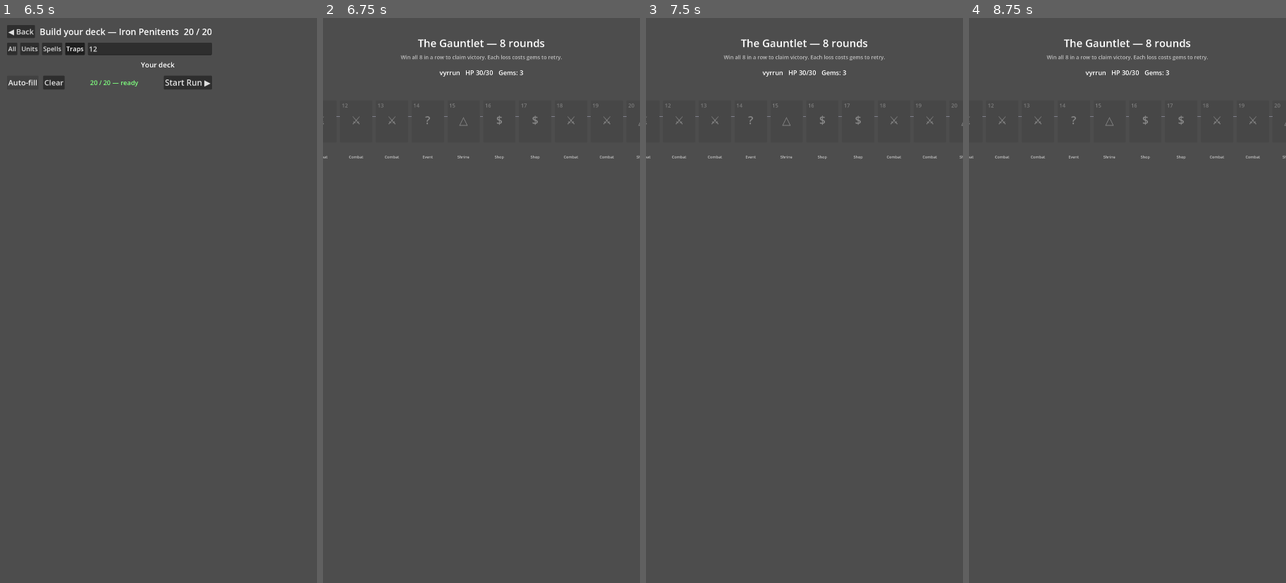
Above: before the commit, frames 1-4 (left to right).
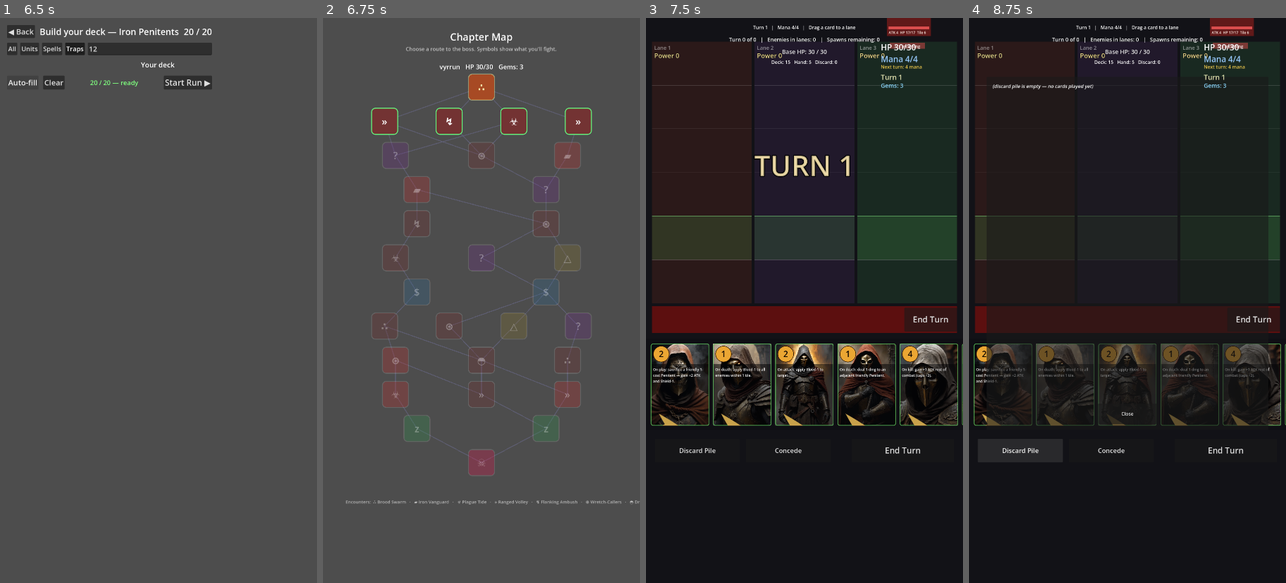
Above: after the commit, the same moments.

Repository: Gonzo8285/MobileGame
Game: Godot game, scene res://scenes/run_controller.tscn
Two runs of this game, one before a commit and one after it. Both use one fixed random seed, a clock stepped at 60 frames per second and the inputs below.
Inputs (mouse positions are in pixels of both pictures, inside the frame that each line leads up to):
- Up to frame 1 (6.5 s): click "▶ Play" at 0.5 s; click "Penance-Captain Vyrrun Iron P…" at 1.25 s; click (145, 46) at 2.02 s; type "12" at 2.1 s; click "All" at 2.75 s; click "Units" at 3.5 s; click "Spells" at 4.25 s; click "Traps" at 5 s; click "Auto-fill" at 5.75 s
- Up to frame 2 (6.75 s): click "Start Run ▶" at 6.5 s
- Up to frame 3 (7.5 s): click (706, 119) at 7.25 s, where only the run after the commit has a clickable "»"
- Up to frame 4 (8.75 s): click (1019, 453) at 8 s, where only the run after the commit has a clickable "Discard Pile"

Frame 1 is identical in both runs. In frame 2, 6.6% of the frame differs, in the area x 0-100%, y 2-87%; in frame 3, 98%; in frame 4, 99%, in the area x 0-100%, y 0-100%.
Error after the commit: Invalid access to property or key 'turn' on a base object of type 'Resource (WaveSpawnEntry)'. (res://src/runtime/combat.gd:518)

Commit message:
feat(map): branching map UI + for_node combat wiring (BM-4/BM-5)
BM-4: map_view rewritten graph-driven — depth rows (START top → BOSS bottom),
edges drawn between children, encounter symbols (∴ ▰ ☣ » ↯ ⊛ ◓) on combat/elite
nodes with name+blurb tooltips, reachable = ALL children of the current node
(tap-locked), current/visited/reachable states, encounter legend. Renders the
legacy linear graph fine too.
BM-5: run_controller._wire_combat builds the wave via WaveGenerator.for_node
(archetype biases) instead of for_round. Traversal already picks among
get_children via _on_map_node_selected.

Suite 17/17 green; flow tests instantiate map_view on the branching graph
without error. Visual layout pending an editor pass. This completes BM-1..6 —
the branching map (Phase 2.19).

Co-Authored-By: Claude Opus 4.8 <noreply@anthropic.com>

Diff:
--- a/game/src/runtime/run_controller.gd
+++ b/game/src/runtime/run_controller.gd
@@ -114,16 +114,15 @@
 	# we need to: load a Wave, call Combat.setup(wave)+start() to kick the turn
 	# engine, and add an End-Turn button + HUD so the player can act each turn.
 	# We also listen for `combat_ended` to route victory → reward, defeat → HP-check.
-	# Per-round wave: build via WaveGenerator using the current node's kind +
-	# round number (derived from MapNode depth + 1). Falls back to the static
-	# act1_combat1.tres if anything goes wrong.
-	var round_num: int = 1
-	var kind: int = GFEnums.NodeKind.COMBAT
+	# BM-5: build the wave from the current node's EncounterArchetype via
+	# for_node (depth scaling + density/stat/keyword/move biases). Falls back to
+	# for_round (no map node) then the static act1_combat1.tres.
+	var wave: Wave
 	if GameState.current_map_graph != null and GameState.current_map_graph.nodes.has(GameState.current_node_id):
-		var cur_node: MapNode = GameState.current_map_graph.nodes[GameState.current_node_id]
-		round_num = cur_node.depth + 1
-		kind = cur_node.kind
-	var wave: Wave = WaveGenerator.for_round(round_num, kind, GameState.run_seed)
+		wave = WaveGenerator.for_node(
+				GameState.current_map_graph.nodes[GameState.current_node_id], GameState.run_seed)
+	else:
+		wave = WaveGenerator.for_round(1, GFEnums.NodeKind.COMBAT, GameState.run_seed)
 	if wave == null:
 		wave = load("res://data/waves/act1_combat1.tres") as Wave
 	if wave == null:
--- a/game/src/ui/map_view.gd
+++ b/game/src/ui/map_view.gd
@@ -1,32 +1,38 @@
 extends Control
 class_name MapView
 
-## MapView (IMV-1 — Paul, 2026-05-18) — horizontal 8-pip strip for the linear
-## gauntlet. Each pip shows round number, kind icon, and state (visited /
-## current / locked). One click on the current-+1 pip advances to that round.
+## MapView (BM-4) — branching chapter map. Lays the MapGraph out as depth rows
+## (START at top → BOSS at bottom), draws the edges, and shows an encounter
+## symbol on each combat/elite node so the player can read the threat and pick a
+## route. Reachable = every child of the current node; tapping a reachable node
+## advances. Graph-driven, so it also renders the legacy linear graph fine.
 
 signal node_selected(node_id: StringName)
 
-const PIP_SIZE: float = 110.0
-const PIP_GAP: float = 12.0
-const TOP_OFFSET: float = 280.0
+const NODE_SIZE: float = 92.0
+const TOP: float = 235.0
+const ROW_H: float = 116.0
+const MARGIN_X: float = 100.0
+
 const KIND_STYLE: Dictionary = {
-	GFEnums.NodeKind.COMBAT:  {"label": "⚔",    "name": "Combat",  "colour": Color(0.55, 0.20, 0.20)},
-	GFEnums.NodeKind.ELITE:   {"label": "⚔⚔",  "name": "Elite",   "colour": Color(0.75, 0.20, 0.20)},
-	GFEnums.NodeKind.HORDE:   {"label": "✦✦✦", "name": "Horde",   "colour": Color(0.55, 0.40, 0.15)},
-	GFEnums.NodeKind.BOSS:    {"label": "☠",    "name": "BOSS",    "colour": Color(0.85, 0.10, 0.30)},
-	GFEnums.NodeKind.EVENT:   {"label": "?",    "name": "Event",   "colour": Color(0.45, 0.20, 0.50)},
-	GFEnums.NodeKind.SHOP:    {"label": "$",    "name": "Shop",    "colour": Color(0.20, 0.40, 0.55)},
-	GFEnums.NodeKind.SHRINE:  {"label": "△",    "name": "Shrine",  "colour": Color(0.55, 0.45, 0.20)},
-	GFEnums.NodeKind.REST:    {"label": "z",    "name": "Rest",    "colour": Color(0.20, 0.55, 0.30)},
+	GFEnums.NodeKind.COMBAT:  {"label": "⚔",   "name": "Combat", "colour": Color(0.45, 0.20, 0.20)},
+	GFEnums.NodeKind.ELITE:   {"label": "⚔⚔", "name": "Elite",  "colour": Color(0.72, 0.20, 0.20)},
+	GFEnums.NodeKind.HORDE:   {"label": "✦✦", "name": "Horde",  "colour": Color(0.55, 0.40, 0.15)},
+	GFEnums.NodeKind.BOSS:    {"label": "☠",   "name": "BOSS",   "colour": Color(0.85, 0.10, 0.30)},
+	GFEnums.NodeKind.EVENT:   {"label": "?",   "name": "Event",  "colour": Color(0.42, 0.20, 0.50)},
+	GFEnums.NodeKind.SHOP:    {"label": "$",   "name": "Shop",   "colour": Color(0.20, 0.40, 0.55)},
+	GFEnums.NodeKind.SHRINE:  {"label": "△",   "name": "Shrine", "colour": Color(0.52, 0.45, 0.20)},
+	GFEnums.NodeKind.REST:    {"label": "z",   "name": "Rest",   "colour": Color(0.20, 0.55, 0.30)},
 }
 
 var _graph: MapGraph = null
-var _pip_buttons: Dictionary = {}
+var _node_buttons: Dictionary = {}
+var _positions: Dictionary = {}
+var _visited: Dictionary = {}
 
 
 func _ready() -> void:
-	custom_minimum_size = Vector2(1080, 1700)
+	custom_minimum_size = Vector2(1080, 1720)
 	GameState.chapter_started.connect(_on_chapter_started)
 	GameState.map_node_entered.connect(_on_map_node_entered)
 	GameState.gems_changed.connect(_on_gems_changed)
@@ -36,10 +42,13 @@
 
 
 func _on_chapter_started(_chapter_num: int, graph: MapGraph) -> void:
+	_visited.clear()
 	_build(graph)
 
 
-func _on_map_node_entered(_node: MapNode) -> void:
+func _on_map_node_entered(node: MapNode) -> void:
+	if node != null:
+		_visited[node.id] = true
 	_repaint()
 
 
@@ -50,183 +59,174 @@
 func _on_hp_changed(_new_hp: int, _max_hp: int) -> void:
 	_refresh_hud()
 
+
+# ============================================================================
+# Build
+# ============================================================================
 
 func _build(graph: MapGraph) -> void:
 	_graph = graph
 	for child in get_children():
 		child.queue_free()
-	_pip_buttons.clear()
-
-	# Title.
+	_node_buttons.clear()
+	_positions.clear()
+
 	var title := Label.new()
-	title.text = "The Gauntlet — 8 rounds"
-	title.add_theme_font_size_override("font_size", 36)
-	title.position = Vector2(40, 60)
-	title.size = Vector2(1000, 50)
+	title.text = "Chapter Map"
+	title.add_theme_font_size_override("font_size", 34)
+	title.position = Vector2(40, 40)
+	title.size = Vector2(1000, 46)
 	title.horizontal_alignment = HORIZONTAL_ALIGNMENT_CENTER
 	add_child(title)
 
 	var sub := Label.new()
-	sub.text = "Win all 8 in a row to claim victory. Each loss costs gems to retry."
+	sub.text = "Choose a route to the boss. Symbols show what you'll fight."
 	sub.add_theme_font_size_override("font_size", 18)
 	sub.modulate = Color(1, 1, 1, 0.65)
-	sub.position = Vector2(40, 120)
-	sub.size = Vector2(1000, 30)
+	sub.position = Vector2(40, 92)
+	sub.size = Vector2(1000, 28)
 	sub.horizontal_alignment = HORIZONTAL_ALIGNMENT_CENTER
 	add_child(sub)
 
-	# HUD: HP, Gems, Warlord, Seed.
 	var hud := Label.new()
 	hud.name = "Hud"
 	hud.add_theme_font_size_override("font_size", 22)
-	hud.position = Vector2(40, 170)
-	hud.size = Vector2(1000, 60)
+	hud.position = Vector2(40, 150)
+	hud.size = Vector2(1000, 40)
 	hud.horizontal_alignment = HORIZONTAL_ALIGNMENT_CENTER
 	add_child(hud)
 
-	# Sorted round order — by depth.
-	var ordered: Array = []
-	for d in range(graph.max_depth + 1):
-		for n in graph.nodes_at_depth(d):
-			ordered.append(n)
-
-	# Pip strip layout — centred row, wraps to second row if needed.
-	# 8 pips × (110+12) ≈ 976 — fits 1080-wide easily.
-	var total_w: float = float(ordered.size()) * (PIP_SIZE + PIP_GAP) - PIP_GAP
-	var x_start: float = (1080.0 - total_w) * 0.5
-	for i in range(ordered.size()):
-		var node: MapNode = ordered[i]
-		var pip := _make_pip(node, i + 1)
-		pip.position = Vector2(x_start + i * (PIP_SIZE + PIP_GAP), TOP_OFFSET)
-		pip.size = Vector2(PIP_SIZE, PIP_SIZE * 1.3)
-		add_child(pip)
-		_pip_buttons[node.id] = pip
-
-		# Connector line between pips.
-		if i < ordered.size() - 1:
+	# 1. Position every node by depth row + horizontal spread.
+	var max_d: int = graph.max_depth
+	for d in range(max_d + 1):
+		var row: Array[MapNode] = graph.nodes_at_depth(d)
+		var n: int = row.size()
+		for i in range(n):
+			var cx: float = MARGIN_X + (float(i) + 0.5) / float(n) * (1080.0 - 2.0 * MARGIN_X)
+			var cy: float = TOP + float(d) * ROW_H
+			_positions[row[i].id] = Vector2(cx, cy)
+
+	# 2. Edges (drawn first so nodes sit on top).
+	for nid in graph.nodes:
+		var node: MapNode = graph.nodes[nid]
+		var from: Vector2 = _positions.get(nid, Vector2.ZERO)
+		for cid in node.children:
+			if not _positions.has(cid):
+				continue
 			var line := Line2D.new()
-			var midY: float = TOP_OFFSET + PIP_SIZE * 0.5
-			line.add_point(Vector2(x_start + i * (PIP_SIZE + PIP_GAP) + PIP_SIZE, midY))
-			line.add_point(Vector2(x_start + (i + 1) * (PIP_SIZE + PIP_GAP), midY))
-			line.default_color = Color(0.5, 0.5, 0.55)
+			line.add_point(from)
+			line.add_point(_positions[cid])
+			line.default_color = Color(0.40, 0.40, 0.52, 0.6)
 			line.width = 3.0
 			add_child(line)
-			move_child(line, 0)
-
-	# Legend across the bottom of the strip.
-	var legend_y: float = TOP_OFFSET + PIP_SIZE * 1.3 + 40
-	for i in range(ordered.size()):
-		var node: MapNode = ordered[i]
-		var label := Label.new()
-		var style: Dictionary = KIND_STYLE.get(node.kind, {"name": "?"})
-		label.text = String(style["name"])
-		label.add_theme_font_size_override("font_size", 13)
-		label.modulate = Color(1, 1, 1, 0.7)
-		label.position = Vector2(x_start + i * (PIP_SIZE + PIP_GAP), legend_y)
-		label.size = Vector2(PIP_SIZE, 20)
-		label.horizontal_alignment = HORIZONTAL_ALIGNMENT_CENTER
-		add_child(label)
-
+
+	# 3. Node buttons on top.
+	for nid in graph.nodes:
+		var node: MapNode = graph.nodes[nid]
+		var center: Vector2 = _positions[nid]
+		var btn := _make_node_button(node)
+		btn.position = center - Vector2(NODE_SIZE * 0.5, NODE_SIZE * 0.5)
+		btn.size = Vector2(NODE_SIZE, NODE_SIZE)
+		add_child(btn)
+		_node_buttons[nid] = btn
+
+	_build_legend(max_d)
 	_refresh_hud()
 	_repaint()
 
 
-func _make_pip(node: MapNode, round_num: int) -> Button:
-	var style: Dictionary = KIND_STYLE.get(node.kind, {"label": "?", "colour": Color.WHITE})
+func _make_node_button(node: MapNode) -> Button:
+	var style: Dictionary = KIND_STYLE.get(node.kind, {"label": "?", "name": "?", "colour": Color.WHITE})
+	var glyph: String = String(style.get("label", "?"))
+	var info_name: String = String(style.get("name", "?"))
+	var blurb: String = ""
+	# Combat/elite nodes show the encounter symbol + telegraph instead of ⚔.
+	if node.encounter_id != &"":
+		var arch: EncounterArchetype = EncounterArchetype.get_archetype(node.encounter_id)
+		if arch != null:
+			glyph = arch.symbol
+			info_name = arch.display_name
+			blurb = arch.blurb
+
 	var btn := Button.new()
-	btn.tooltip_text = "Round %d — %s" % [round_num, String(style.get("name", "?"))]
-
+	btn.tooltip_text = info_name if blurb == "" else "%s\n%s" % [info_name, blurb]
 	var sb := StyleBoxFlat.new()
-	sb.bg_color = style["colour"]
-	sb.corner_radius_top_left = 16
-	sb.corner_radius_top_right = 16
-	sb.corner_radius_bottom_left = 16
-	sb.corner_radius_bottom_right = 16
+	sb.bg_color = style.get("colour", Color.WHITE)
+	sb.set_corner_radius_all(14)
 	sb.set_border_width_all(3)
 	sb.border_color = Color(1, 1, 1, 0.4)
 	btn.add_theme_stylebox_override("normal", sb)
-	btn.text = ""
-	btn.pressed.connect(func(): _on_pip_clicked(node.id))
-
-	# Inner labels — populate after tree_entered.
-	btn.tree_entered.connect(func(): _populate_pip(btn, node, round_num, style))
-
+	btn.add_theme_stylebox_override("hover", sb)
+	btn.add_theme_stylebox_override("disabled", sb)
+	btn.pressed.connect(func(): node_selected.emit(node.id))
+	btn.tree_entered.connect(func(): _populate_node(btn, glyph))
 	return btn
 
 
-func _populate_pip(btn: Button, node: MapNode, round_num: int, style: Dictionary) -> void:
-	var rnd := Label.new()
-	rnd.text = str(round_num)
-	rnd.add_theme_font_size_override("font_size", 18)
-	rnd.position = Vector2(6, 4)
-	rnd.size = Vector2(40, 24)
-	rnd.modulate = Color(1, 1, 1, 0.85)
-	btn.add_child(rnd)
-
+func _populate_node(btn: Button, glyph: String) -> void:
 	var icon := Label.new()
-	icon.text = String(style.get("label", "?"))
-	icon.add_theme_font_size_override("font_size", 38)
-	icon.position = Vector2(0, 32)
-	icon.size = Vector2(PIP_SIZE, 70)
+	icon.text = glyph
+	icon.add_theme_font_size_override("font_size", 34)
+	icon.anchor_right = 1.0
+	icon.anchor_bottom = 1.0
 	icon.horizontal_alignment = HORIZONTAL_ALIGNMENT_CENTER
 	icon.vertical_alignment = VERTICAL_ALIGNMENT_CENTER
+	icon.mouse_filter = Control.MOUSE_FILTER_IGNORE
 	btn.add_child(icon)
 
+
+func _build_legend(max_d: int) -> void:
+	var y: float = TOP + float(max_d + 1) * ROW_H + 6.0
+	var parts: Array[String] = []
+	for aid in EncounterArchetype.ids():
+		var a: EncounterArchetype = EncounterArchetype.get_archetype(aid)
+		if a != null:
+			parts.append("%s %s" % [a.symbol, a.display_name])
+	var legend := Label.new()
+	legend.text = "Encounters:  " + "   ·   ".join(parts)
+	legend.add_theme_font_size_override("font_size", 15)
+	legend.modulate = Color(1, 1, 1, 0.6)
+	legend.position = Vector2(40, y)
+	legend.size = Vector2(1000, 60)
+	legend.autowrap_mode = TextServer.AUTOWRAP_WORD
+	legend.horizontal_alignment = HORIZONTAL_ALIGNMENT_CENTER
+	add_child(legend)
+
+
+# ============================================================================
+# Repaint — current / reachable / visited state
+# ============================================================================
 
 func _repaint() -> void:
 	if _graph == null:
 		return
-	# Determine reachable (next round) — for a linear gauntlet that's the
-	# single child of the current node; or the start_id at run-start.
-	var reachable_id: StringName = &""
-	if _graph.nodes.has(GameState.current_node_id):
-		var cur: MapNode = _graph.nodes[GameState.current_node_id]
-		if cur.children.size() > 0:
-			reachable_id = cur.children[0]
-	if reachable_id == &"":
-		reachable_id = _graph.start_id
-
-	# Mark visited up to current.
-	for nid in _pip_buttons:
-		var btn: Button = _pip_buttons[nid]
-		var is_current: bool = (nid == GameState.current_node_id)
-		var is_reachable: bool = (nid == reachable_id)
-		var is_visited: bool = is_current or _is_past(nid)
-
-		btn.disabled = not is_reachable
-		var alpha: float = 1.0
-		if is_reachable:
-			alpha = 1.0
+	var cur: StringName = GameState.current_node_id
+	var reachable: Dictionary = {}
+	if _graph.nodes.has(cur):
+		for cid in (_graph.nodes[cur] as MapNode).children:
+			reachable[cid] = true
+	elif _graph.start_id != &"":
+		reachable[_graph.start_id] = true
+
+	for nid in _node_buttons:
+		var btn: Button = _node_buttons[nid]
+		var is_cur: bool = (nid == cur)
+		var is_reach: bool = reachable.has(nid)
+		var is_visited: bool = _visited.has(nid) or is_cur
+
+		btn.disabled = not is_reach
+		if is_cur:
+			btn.modulate = Color(1.45, 1.45, 0.7, 1.0)
+		elif is_reach:
+			btn.modulate = Color(1, 1, 1, 1.0)
 		elif is_visited:
-			alpha = 0.55
+			btn.modulate = Color(1, 1, 1, 0.55)
 		else:
-			alpha = 0.35
-		btn.modulate = Color(1, 1, 1, alpha)
-		if is_current:
-			btn.modulate = Color(1.4, 1.4, 0.7, 1.0)
-		if is_reachable:
-			# Pulsing border via stylebox border colour.
-			var sb := btn.get_theme_stylebox("normal") as StyleBoxFlat
-			if sb != null:
-				sb.border_color = Color(0.4, 1.0, 0.5, 0.95)
-
-
-func _is_past(nid: StringName) -> bool:
-	# Walk start → current; if nid is between start and current, it's past.
-	if _graph == null or _graph.start_id == &"":
-		return false
-	var walker: StringName = _graph.start_id
-	var seen_current: bool = false
-	while walker != &"":
-		if walker == GameState.current_node_id:
-			seen_current = true
-		if not seen_current and walker == nid:
-			return true
-		var node: MapNode = _graph.nodes.get(walker, null)
-		if node == null or node.children.is_empty():
-			break
-		walker = node.children[0]
-	return false
+			btn.modulate = Color(1, 1, 1, 0.32)
+
+		var sb := btn.get_theme_stylebox("normal") as StyleBoxFlat
+		if sb != null:
+			sb.border_color = Color(0.4, 1.0, 0.5, 0.95) if is_reach else Color(1, 1, 1, 0.4)
 
 
 func _refresh_hud() -> void:
@@ -235,10 +235,4 @@
 		return
 	hud.text = "%s   HP %d/%d   Gems: %d" % [
 		String(GameState.active_warlord_id),
-		GameState.base_hp, GameState.max_base_hp,
-		GameState.gems
-	]
-
-
-func _on_pip_clicked(node_id: StringName) -> void:
-	node_selected.emit(node_id)
+		GameState.base_hp, GameState.max_base_hp, GameState.gems]
